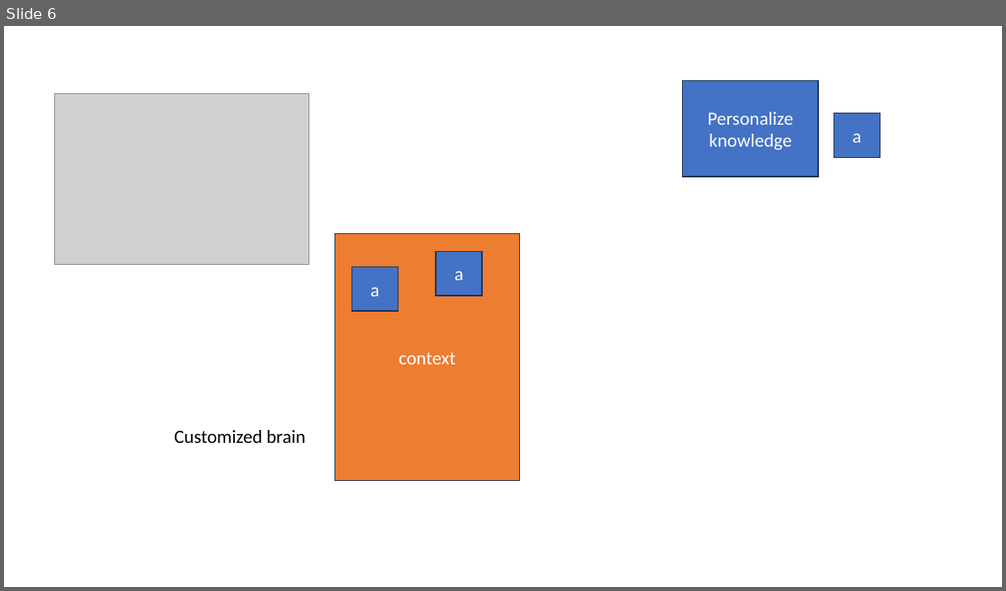
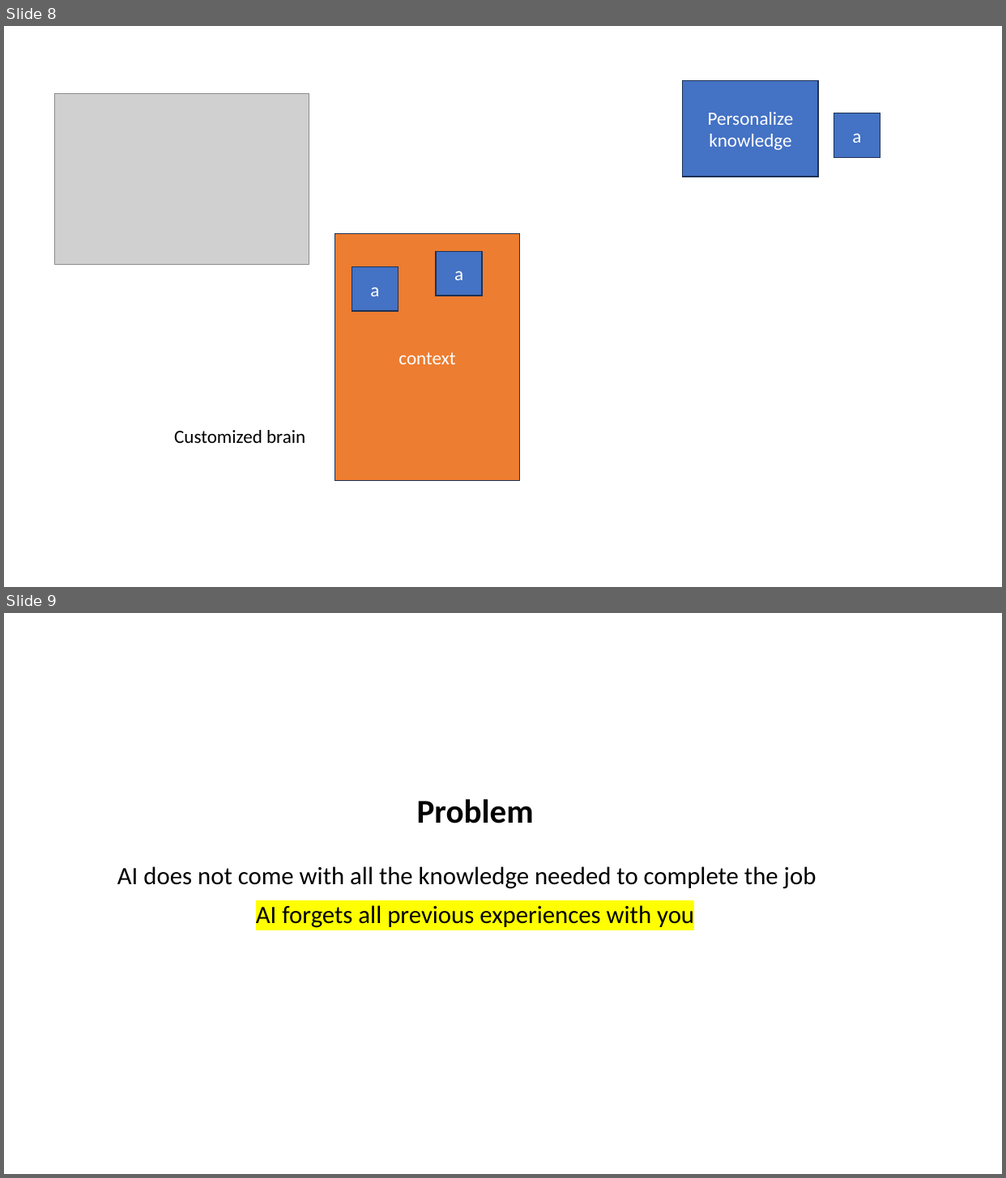
Before and after one commit to lexler/Talks, a slide deck: Slides/Core Patterns for Coding with AI.pptx. Shown one above the other, each under a label of ours: slide 6 before the commit, slides 8 and 9 after it. The pictures are 1006x591 and 1006x1178 pixels, drawn with LibreOffice and Linux fonts; fonts in the diff are those of the drawing; grey boxes stand for pictures. Boxes give left, top, right and bottom in pixels: in the first picture for what was removed or moved away, otherwise in the second. Text is boxed around its words. In the diff, an @@ line names an element or a change of style, - is before the commit and + after.

```diff
--- a/Slides/Core Patterns for Coding with AI.pptx
+++ b/Slides/Core Patterns for Coding with AI.pptx
@@ slide 9 added at (4, 613, 1002, 1174), background #FFFFFF @@
@@ text added at (417, 799, 534, 824), 32 pt, text #000000, bold @@
+Problem
@@ text added at (117, 867, 816, 889), 24 pt, text #000000 @@
+AI does not come with all the knowledge needed to complete the job
@@ text added at (256, 905, 694, 928), 24 pt, text #000000 @@
+AI forgets all previous experiences with you
@@ what was slide 6 is now slide 8 @@
```
Also in this commit, not shown: 2 slides changed, 29 other slides added, 2 slides removed.
